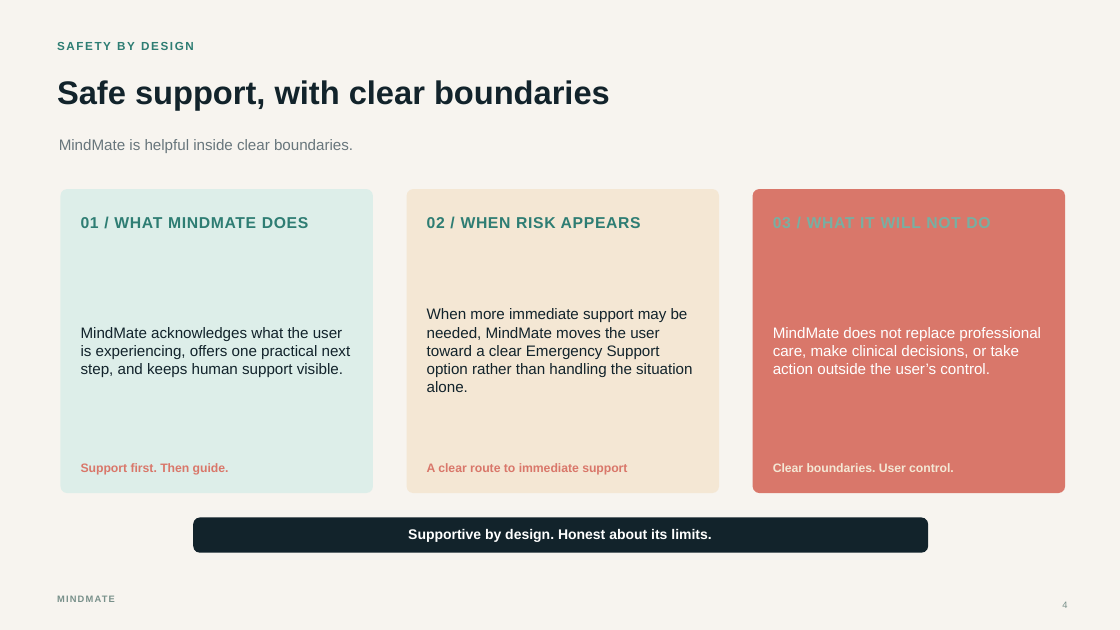
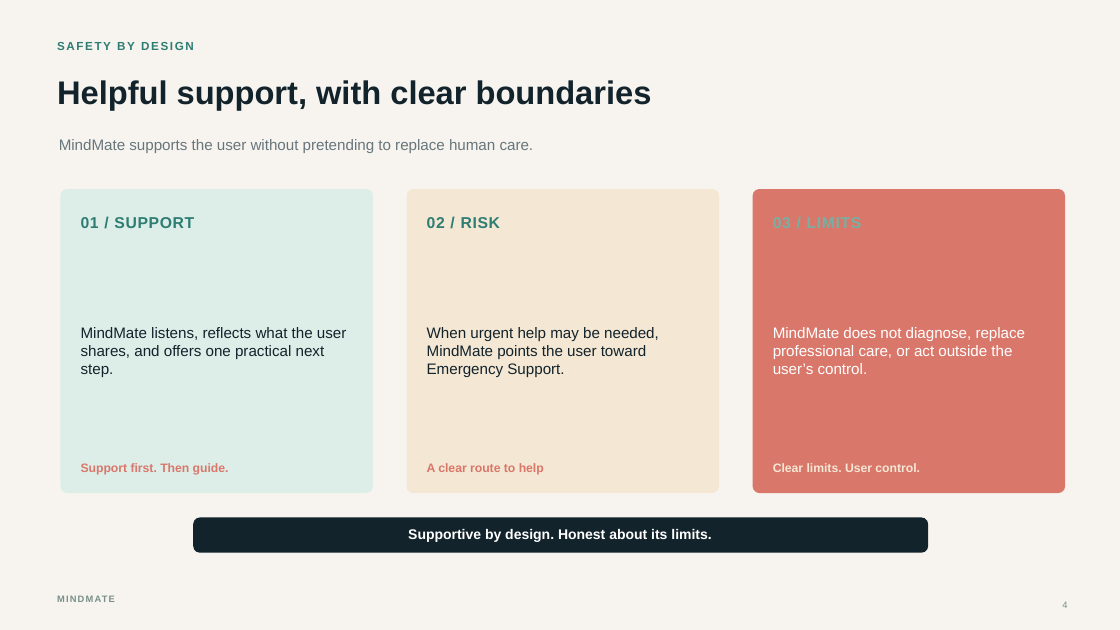
Before and after one commit to Tor3x-Coder/mindmate, a slide deck: slide 4 of presentation/MindMate_Competition_Presentation.pptx. Drawn at 1120x630 pixels with LibreOffice and Linux fonts; fonts in the diff are those of the drawing. Boxes give left, top, right and bottom in pixels: in the first picture for what was removed or moved away, otherwise in the second. Text is boxed around its words. In the diff, an @@ line names an element or a change of style, - is before the commit and + after.

```diff
--- a/presentation/MindMate_Competition_Presentation.pptx
+++ b/presentation/MindMate_Competition_Presentation.pptx
@@ text at bbox=[57, 80, 652, 110]: text changed @@
-Safe support, with clear boundaries
+Helpful support, with clear boundaries
@@ text at bbox=[59, 139, 534, 153]: text changed @@
-MindMate is helpful inside clear boundaries.
+MindMate supports the user without pretending to replace human care.
@@ text at bbox=[81, 217, 194, 228]: text changed @@
-01 / WHAT MINDMATE DOES
+01 / SUPPORT
@@ text at bbox=[427, 217, 501, 228]: text changed @@
-02 / WHEN RISK APPEARS
+02 / RISK
@@ text at bbox=[81, 327, 346, 377]: text changed @@
-MindMate acknowledges what the user is experiencing, offers one practical next step, and keeps human support visible.
+MindMate listens, reflects what the user shares, and offers one practical next step.
@@ text at bbox=[427, 327, 659, 377]: text changed @@
-When more immediate support may be needed, MindMate moves the user toward a clear Emergency Support option rather than handling the situation alone.
+When urgent help may be needed, MindMate points the user toward Emergency Support.
@@ text at bbox=[773, 327, 1026, 374]: text changed @@
-MindMate does not replace professional care, make clinical decisions, or take action outside the user’s control.
+MindMate does not diagnose, replace professional care, or act outside the user’s control.
@@ text at bbox=[427, 463, 544, 475]: text changed @@
-A clear route to immediate support
+A clear route to help
@@ text at bbox=[773, 463, 920, 472]: text changed @@
-Clear boundaries. User control.
+Clear limits. User control.
```
Also in this commit, not shown: 4 other slides changed, 2 slides added, 2 slides removed.
